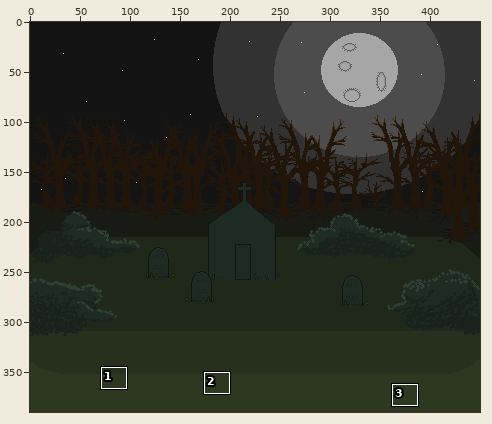
One commit to this pixel-art file: API/wwwroot/game/rsc/graveyard.aseprite. The picture above shows the old version from afar; the outline marks the close-up.
Close-up. As it was:
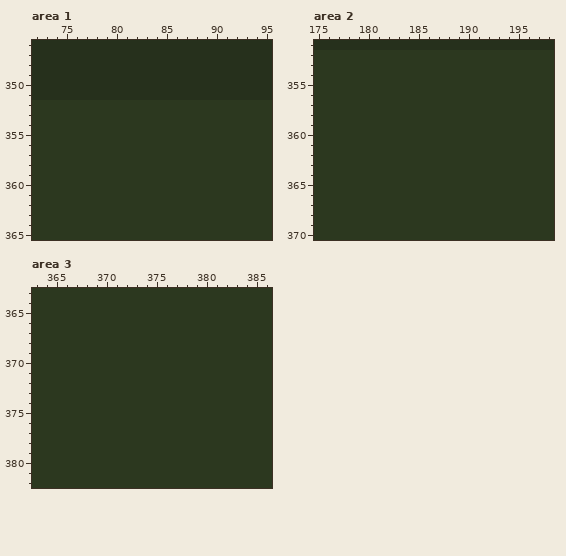
450x390 pixels, 1 frame. Colours within 5 levels of each other are drawn and written as one. Shown: area 1: x 72..95, y 346..365; area 2: x 175..198, y 351..370; area 3: x 363..386, y 363..382. The commit also changed other parts of the picture, which this record leaves out.
New version:
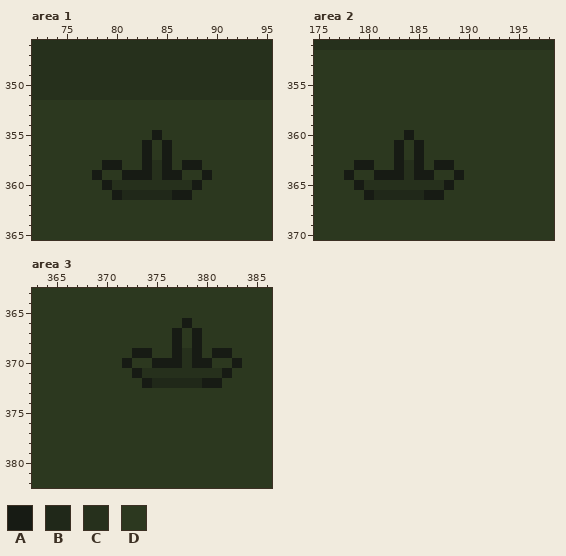
Palette (. is transparent): A #171b14  B #202819  C #26301c  D #2c381f
From old to new:
Area 1, layer "Layer 2":
y 355: x 84 D -> A
y 356..357: x 83 D -> A; x 85 D -> A
y 358: x 79..80 DD -> AA; x 83..85 DDD -> ACA; x 87..88 DD -> AA
y 359: x 78 D -> A; x 81..86 DDDDDD -> AAACAA; x 89 D -> A
y 360: x 79..88 DDDDDDDDDD -> ACCCCCCCCA
y 361: x 80..87 DDDDDDDD -> ABBBBBAA
Area 2, layer "Layer 2":
y 360: x 184 D -> A
y 361..362: x 183 D -> A; x 185 D -> A
y 363: x 179..180 DD -> AA; x 183..185 DDD -> ACA; x 187..188 DD -> AA
y 364: x 178 D -> A; x 181..186 DDDDDD -> AAACAA; x 189 D -> A
y 365: x 179..188 DDDDDDDDDD -> ACCCCCCCCA
y 366: x 180..187 DDDDDDDD -> ABBBBBAA
Area 3, layer "Layer 2":
y 366: x 378 D -> A
y 367..368: x 377 D -> A; x 379 D -> A
y 369: x 373..374 DD -> AA; x 377..379 DDD -> ACA; x 381..382 DD -> AA
y 370: x 372 D -> A; x 375..380 DDDDDD -> AAACAA; x 383 D -> A
y 371: x 373..382 DDDDDDDDDD -> ACCCCCCCCA
y 372: x 374..381 DDDDDDDD -> ABBBBBAA
Changed places in both close-ups, as pixel boxes (x1, y1, x2, y2):
changed: (92, 130, 212, 200)
changed: (344, 130, 464, 200)
changed: (122, 318, 242, 388)
